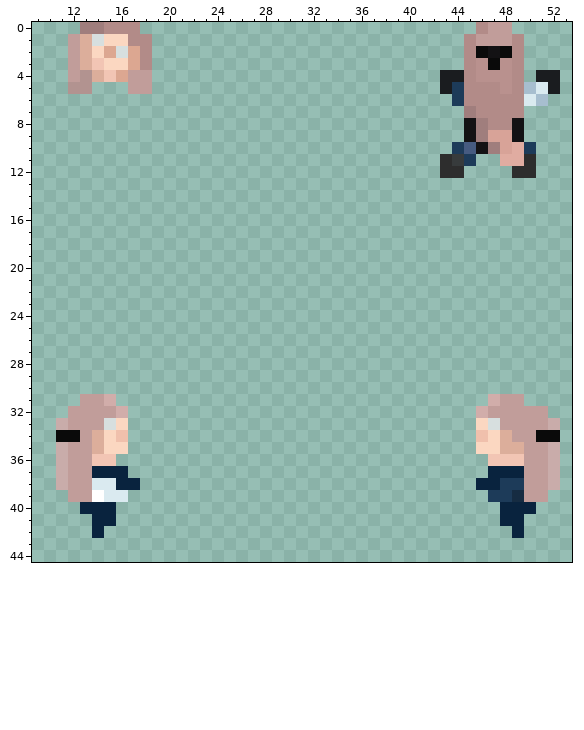
Pixel-art sprite: Resources/Textures/_Goobstation/Objects/Fun/toys.rsi/plushiesamantha-equipped-HELMET.png. The picture above was drawn from the file before the commit.
The file is 64x64 pixels. Colours within 5 levels of each other are drawn and written as one. Shown: x 9..53, y 0..44.
And afterwards:
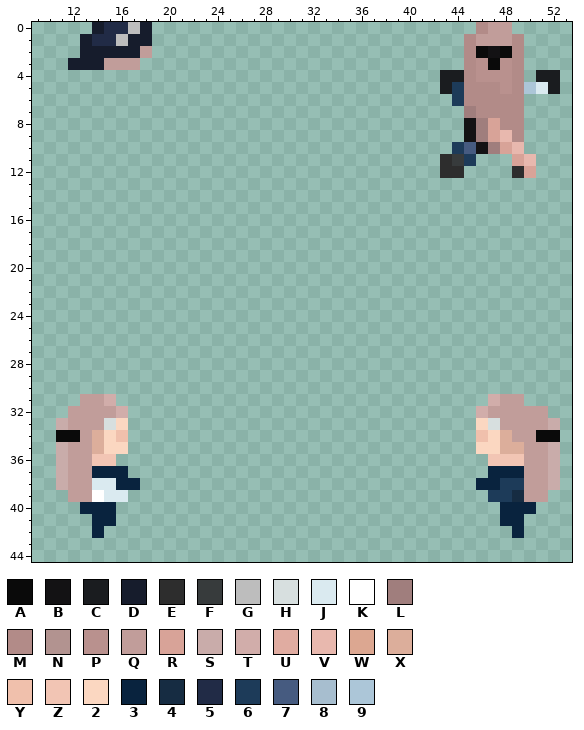
Palette (. is transparent): A #0a0a0a  B #131214  C #1a1c1f  D #161c2c  E #2d2d2d  F #373b3c  G #bdbdbd  H #d7dfdf  J #daeaf0  K #ffffff  L #a07e7d  M #b28b88  N #b29390  P #b9918e  Q #c19d9a  R #d8a398  S #c9acaa  T #d1adaa  U #e0aca1  V #e8b8ae  W #dca791  X #dcae9b  Y #f0c0ac  Z #f2c5b4  2 #fbd7c1  3 #09233e  4 #162c42  5 #212b46  6 #1d3b59  7 #465b80  8 #a7becf  9 #acc6d8
The edit:
Changed rows in their new state; - is an unchanged pixel.
first column x 12:
 0 -.D55GD---------------------------------
 1 .D55GDD---------------------------------
 2 .DDDDDQ---------------------------------
 3 DDDQQQ.---------------------------------
 4 .......---------------------------------
 5 ..---..-------------------------------9-
 6 --------------------------------------..
 8 -----------------------------------R-M--
 9 ------------------------------------VM--
10 -------------------------------------V.-
11 ------------------------------------.RV-
12 --------------------------------------R-
Pixel boxes of the changes (left, top, right, bottom) in both pictures:
changed: (68, 22, 152, 94)
changed: (488, 82, 548, 178)
